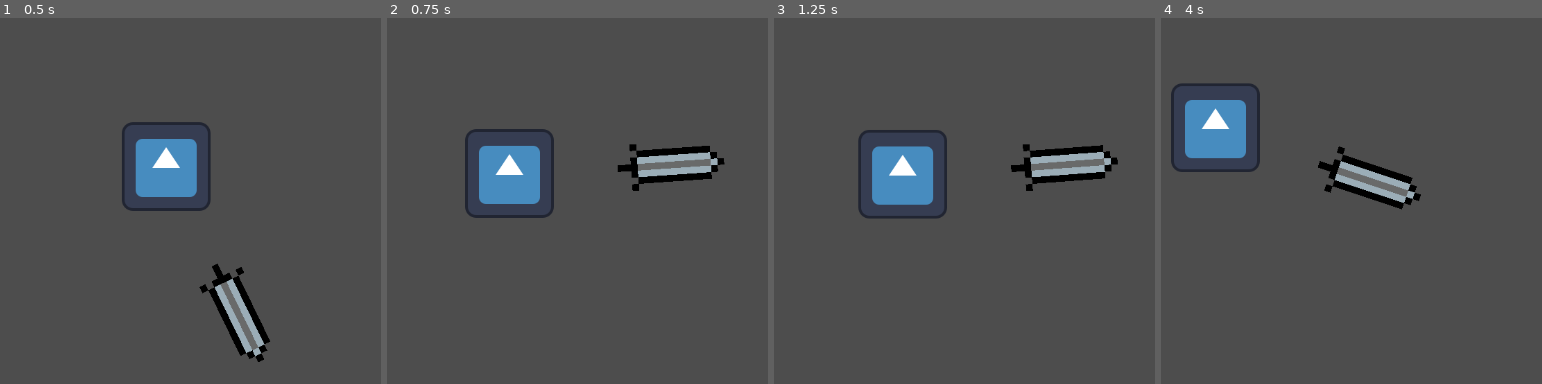
Above: before the commit, frames 1-4 (left to right).
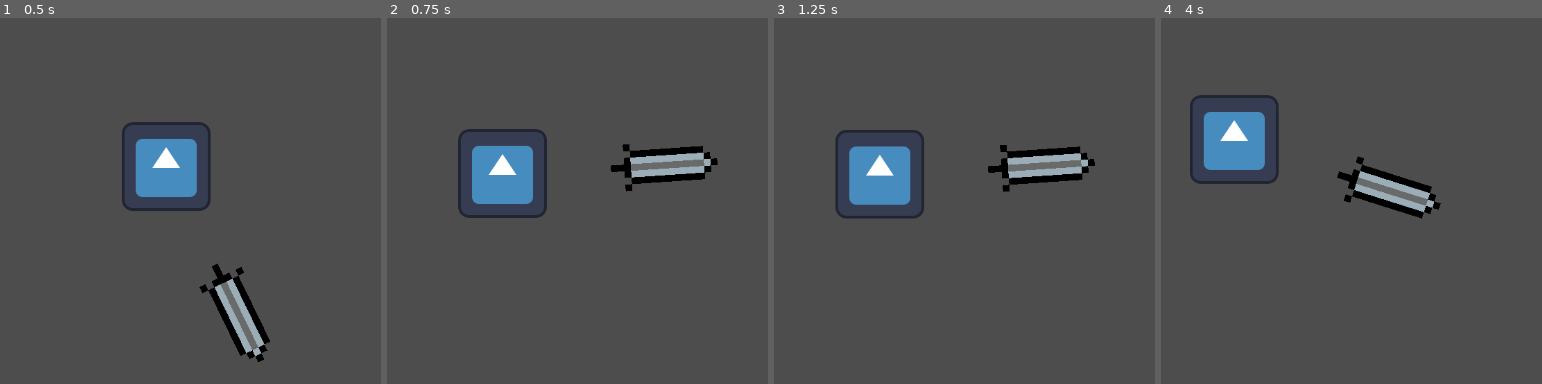
Above: after the commit, the same moments.

Repository: Bloopskidoodle/beegame
Game: Godot game, scene res://Test_Game.tscn
Same seed, same stepped clock (60 frames per second), same inputs: the game is played once before the commit and once after it. The engine's default icon, where the game draws it, is replaced by a stand-in: a white triangle on a blue panel in a dark square.
Inputs (mouse positions are in pixels of both pictures, inside the frame that each line leads up to):
- Up to frame 1 (0.5 s): no input
- Up to frame 2 (0.75 s): tap Enter at 0.5 s; move the mouse to (737, 160) at 0.52 s; hold D (move_right) from 0.53 s (still down); tap Tab (stop_movement, bound only after the commit) at 0.6 s
- Up to frame 3 (1.25 s): keep holding D (move_right)
- Up to frame 4 (4 s): move the mouse to (1176, 204) at 1.27 s; release D (move_right) at 1.28 s; hold S (move_down) 1.28-2.03 s; tap Tab (stop_movement, bound only after the commit) every 0.75 s from 1.35 to 3.6 s; move the mouse to (1416, 83) at 2.02 s; hold D (move_right) 2.03-2.78 s; move the mouse to (1294, 270) at 2.77 s; hold W (move_up) 2.78-3.53 s; move the mouse to (outside the picture) at 3.52 s; hold A (move_left) from 3.53 s (still down)

Frame 1 is identical in both runs. In frame 2, 2.4% of the frame differs, in the area x 18-89%, y 30-55%; in frame 3, 4.8%; in frame 4, 6.0%, in the area x 2-74%, y 17-55%.

Commit message:
Player movement pauses when pressing tab, basic health added kinda

Diff:
--- a/Player.gd
+++ b/Player.gd
@@ -4,16 +4,33 @@
 @export var acceleration: float = 1500
 @export var friction: float = 600
 
+@export var health: int = 100
+
+signal health_updated(health)
+signal health_depleted
+
 var input = Vector2.ZERO
 
+var can_move: bool = true
+
+func _process(delta):
+	#Player movement paused when the Tab button is pressed
+	if Input.is_action_just_released("stop_movement"):
+		allow_movement()
+
 func _physics_process(delta):
-	player_movement(delta)
+	if can_move:
+		player_movement(delta)
+
+func allow_movement():
+	#Function to influence movement
+	can_move = !can_move
+	print(can_move)
 
 func get_input():
 	input.x = int(Input.is_action_pressed("move_right")) - int(Input.is_action_pressed("move_left"))
 	input.y = int(Input.is_action_pressed("move_down")) - int(Input.is_action_pressed("move_up"))
 
-	print(input.normalized())
 	return input.normalized()
 
 func player_movement(delta):
@@ -32,4 +49,18 @@
 		velocity += (input * acceleration* delta)
 		velocity = velocity.limit_length(speed)
 
+	#print(velocity)
 	move_and_slide()
+
+func change_health(num: int):
+	health += num
+	health_updated.emit(health)
+
+	if health <= 0:
+		health = 0
+
+		health_depleted.emit()
+		death()
+
+func death():
+	pass
--- a/project.godot
+++ b/project.godot
@@ -45,6 +45,11 @@
 , Object(InputEventKey,"resource_local_to_scene":false,"resource_name":"","device":-1,"window_id":0,"alt_pressed":false,"shift_pressed":false,"ctrl_pressed":false,"meta_pressed":false,"pressed":false,"keycode":0,"physical_keycode":4194322,"key_label":0,"unicode":0,"echo":false,"script":null)
 ]
 }
+stop_movement={
+"deadzone": 0.5,
+"events": [Object(InputEventKey,"resource_local_to_scene":false,"resource_name":"","device":-1,"window_id":0,"alt_pressed":false,"shift_pressed":false,"ctrl_pressed":false,"meta_pressed":false,"pressed":false,"keycode":0,"physical_keycode":4194306,"key_label":0,"unicode":0,"echo":false,"script":null)
+]
+}
 
 [rendering]
 
